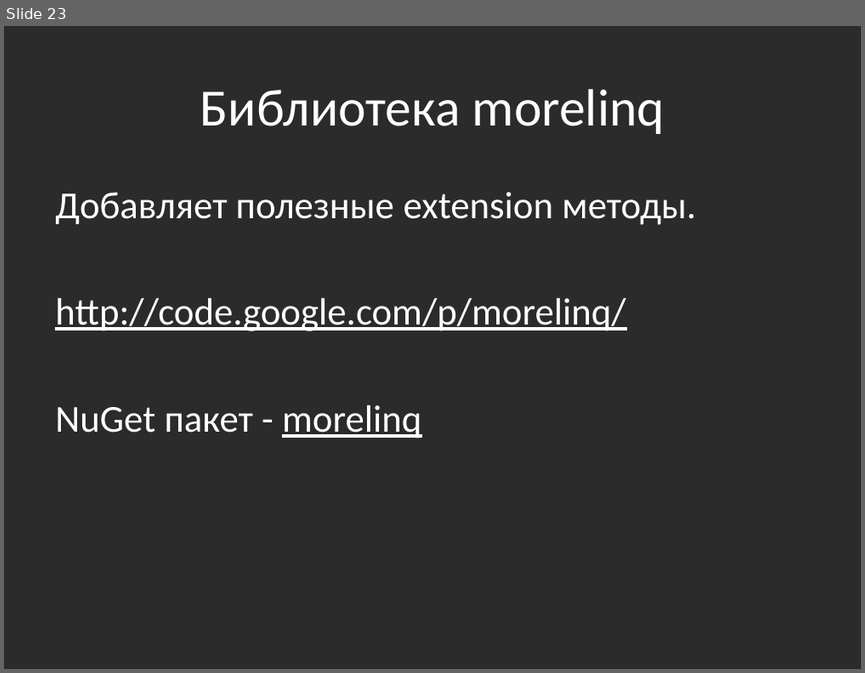
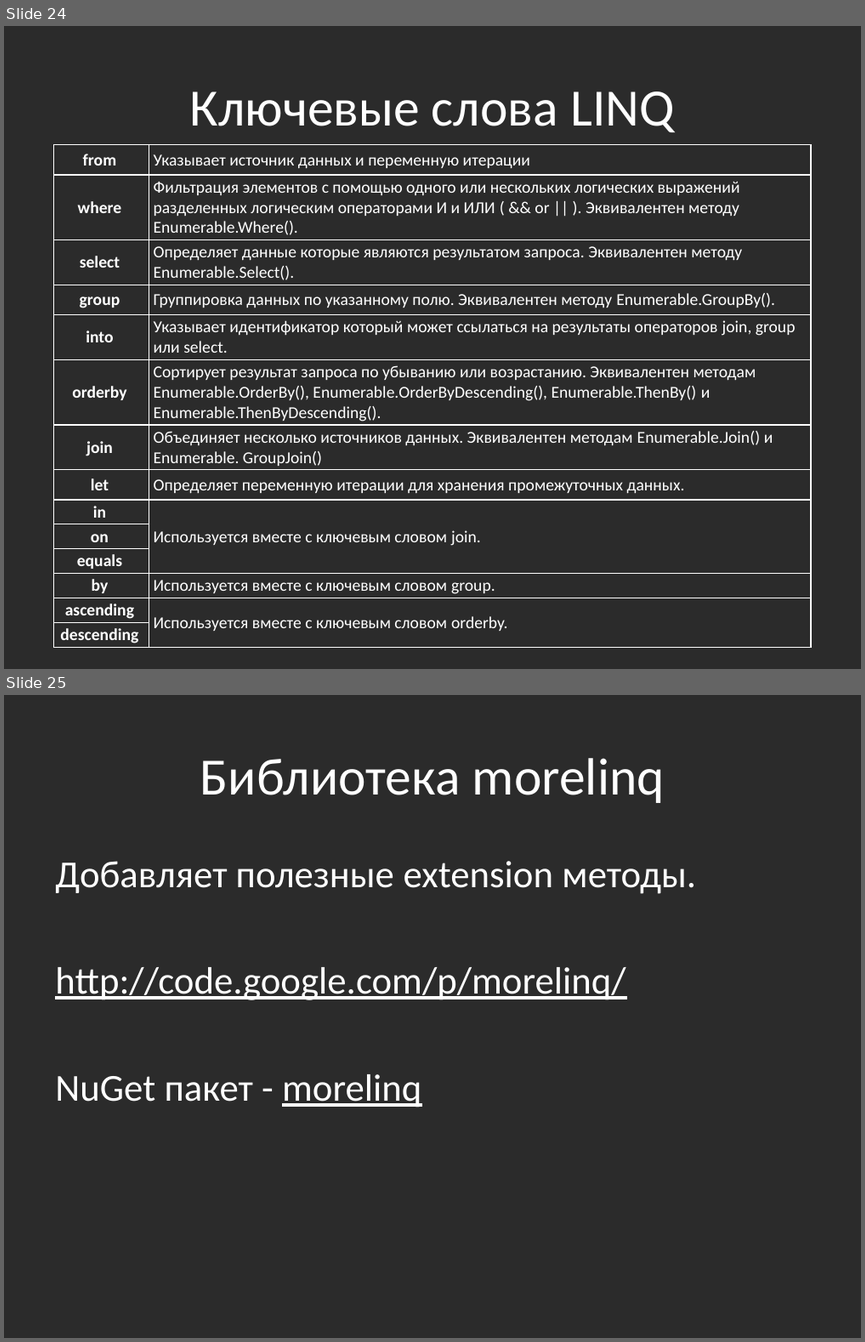
Before and after one commit to bazile/Training, a slide deck: Presentation/lesson-11-linq.pptx. Shown one above the other, each under a label of ours: slide 23 before the commit, slides 24 and 25 after it. The pictures are 865x673 and 865x1342 pixels, drawn with LibreOffice and Linux fonts; fonts in the diff are those of the drawing; background and template pictures are left out; a plain dark background stands for a picture behind light text. Boxes give left, top, right and bottom in pixels: in the first picture for what was removed or moved away, otherwise in the second. Text is boxed around its words. In the diff, an @@ line names an element or a change of style, - is before the commit and + after.

```diff
--- a/Presentation/lesson-11-linq.pptx
+++ b/Presentation/lesson-11-linq.pptx
@@ slide 24 added at (4,26,861,669), background picture (left out) @@
@@ title added at (190,91,674,132), 44 pt, text #FFFFFF @@
+Ключевые слова LINQ
@@ table added at (53,145,811,646), 14 rows, 2 columns @@
+from | Указывает источник данных и переменную итерации
+where | Фильтрация элементов с помощью одного или нескольких логических выражений разделенных логическим операторами И и ИЛИ ( && or || ). Эквивалентен методу Enumerable.Where().
+select | Определяет данные которые являются результатом запроса. Эквивалентен методу Enumerable.Select().
+group | Группировка данных по указанному полю. Эквивалентен методу Enumerable.GroupBy().
+into | Указывает идентификатор который может ссылаться на результаты операторов join, group или select.
+orderby | Сортирует результат запроса по убыванию или возрастанию. Эквивалентен методам Enumerable.OrderBy(), Enumerable.OrderByDescending(), Enumerable.ThenBy() и Enumerable.ThenByDescending().
+join | Объединяет несколько источников данных. Эквивалентен методам Enumerable.Join() и Enumerable. GroupJoin()
+let | Определяет переменную итерации для хранения промежуточных данных.
+in | Используется вместе с ключевым словом join.
+on | 
+equals | 
+by | Используется вместе с ключевым словом group.
+ascending | Используется вместе с ключевым словом orderby.
+descending | 
@@ what was slide 23 is now slide 25 @@
```
Also in this commit, not shown: 1 slide changed, 1 other slide added, 2 other files.
